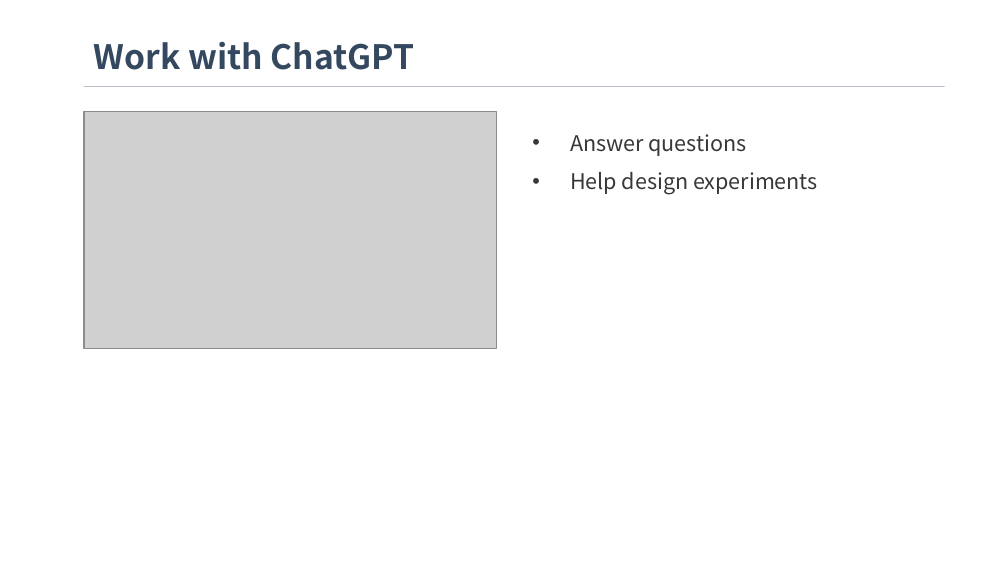
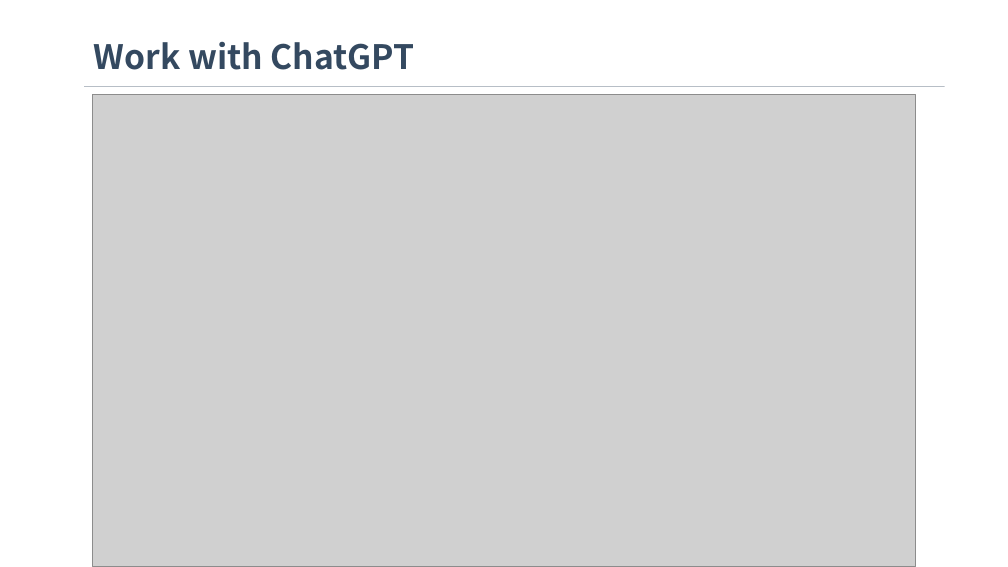
Before and after one commit to martian-yan/aigc_in_chemistry, a slide deck: slide 6 of What can AIGC tools do in a Chemistry Lab.pptx. Drawn at 1008x567 pixels with LibreOffice and Linux fonts; fonts in the diff are those of the drawing; grey boxes stand for pictures. Boxes give left, top, right and bottom in pixels: in the first picture for what was removed or moved away, otherwise in the second. Text is boxed around its words. In the diff, an @@ line names an element or a change of style, - is before the commit and + after.

```diff
--- a/What can AIGC tools do in a Chemistry Lab.pptx
+++ b/What can AIGC tools do in a Chemistry Lab.pptx
@@ picture: place and size @@
-picture at (84, 112, 496, 348)
+picture at (92, 95, 915, 566)
@@ text removed at (570, 134, 818, 195) @@
-• Answer questions
-• Help design experiments
```
Also in this commit, not shown: 6 other slides changed, 1 slide added, 1 other file.
